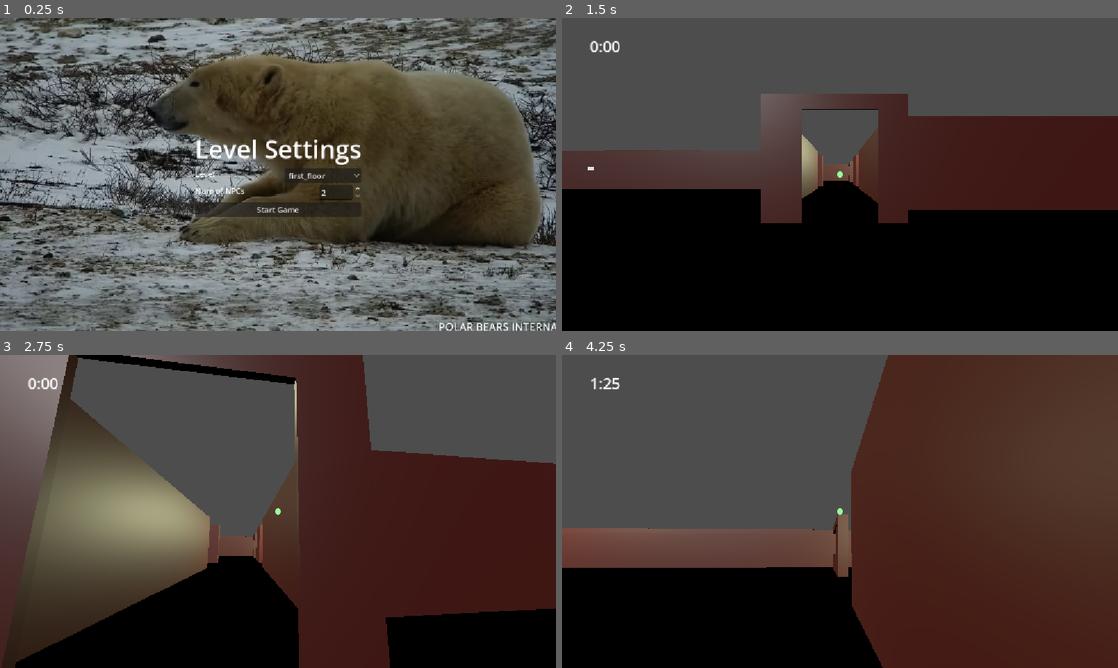
Above: before the commit, frames 1-4 (two rows, left to right).
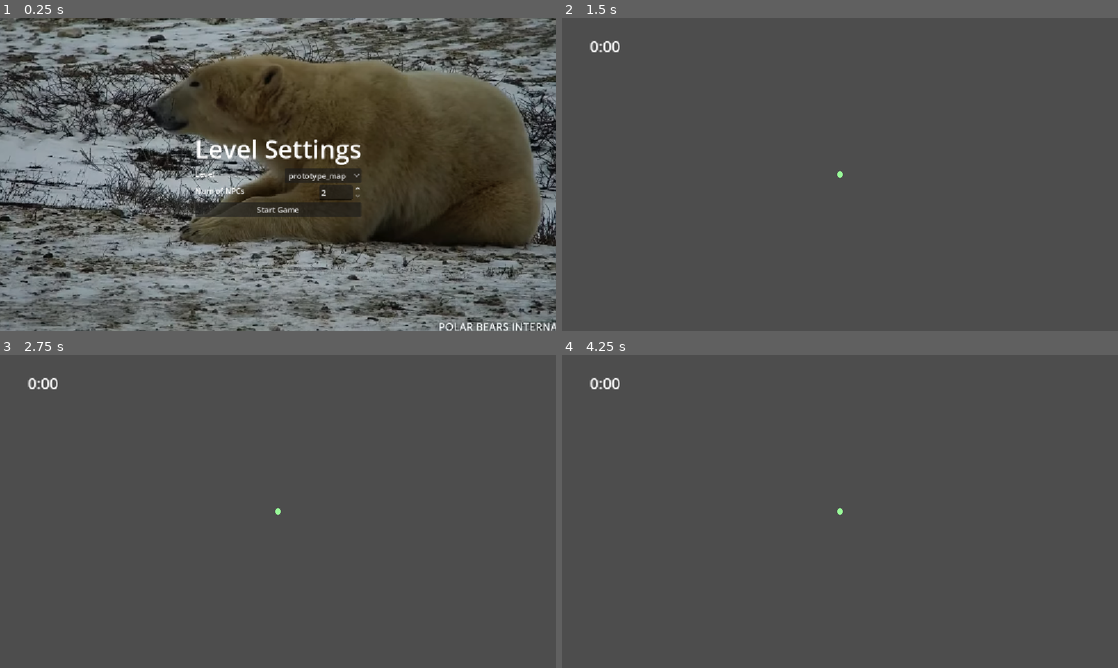
Above: after the commit, the same moments.

Repository: Dendrobyte/eye-of-attention
Game: Godot game, scene res://menus/start_menu.tscn
Same seed, same stepped clock (60 frames per second), same inputs: the game is played once before the commit and once after it.
Inputs (mouse positions are in pixels of both pictures, inside the frame that each line leads up to):
- Up to frame 1 (0.25 s): no input
- Up to frame 2 (1.5 s): click "first_floor" (after the commit: "prototype_map") at 0.5 s; click "Start Game" at 1.25 s
- Up to frame 3 (2.75 s): tap Enter at 2 s; move the mouse to (305, 511) at 2.02 s; press the mouse at (305, 511) at 2.03 s; hold W (MOVE_FORWARD) from 2.03 s (still down)
- Up to frame 4 (4.25 s): keep holding W (MOVE_FORWARD); move the mouse to (812, 511) at 2.77 s; release the mouse at (812, 511) at 2.78 s; right-click (812, 511) at 2.85 s; move the mouse to (851, 505) at 3.52 s; hold Shift (SPRINT) from 3.53 s (still down)

The runs differ from the first frame. In frame 1, 0.1% of the frame differs, in the area x 52-63%, y 49-52%; in frame 2, 61%; in frame 3, 69%, in the area x 0-100%, y 0-100%; in frame 4, 68%.
Error after the commit: Cannot call method 'instantiate' on a null value. (res://scripts/level_manager.gd:35)

Commit message:
Texture nodes for colors are workin'

Diff:
--- a/spatial-memory-match/main.tscn
+++ b/spatial-memory-match/main.tscn
@@ -3,7 +3,7 @@
 [ext_resource type="Script" uid="uid://cp1t1cd1tv6fp" path="res://scripts/level_manager.gd" id="1_h2yge"]
 [ext_resource type="PackedScene" uid="uid://8m1ib2vweuxn" path="res://menus/pause_menu.tscn" id="1_lquwl"]
 [ext_resource type="Script" uid="uid://c1vbuj8bh5s50" path="res://scripts/character_1p.gd" id="2_0xm2m"]
-[ext_resource type="PackedScene" uid="uid://cn1yumv7bdfvc" path="res://assets/levels/first_floor.glb" id="3_7mycd"]
+[ext_resource type="PackedScene" uid="uid://c3nigtxtijr45" path="res://assets/levels/first_floor.gltf" id="3_lquwl"]
 [ext_resource type="Script" uid="uid://cg1ei5tbgw5j7" path="res://hud_behavior.gd" id="4_lquwl"]
 
 [sub_resource type="Theme" id="Theme_lquwl"]
@@ -13,7 +13,7 @@
 default_font_size = 17
 
 [sub_resource type="BoxMesh" id="BoxMesh_ig7tw"]
-size = Vector3(1, 1.0537109, 1)
+size = Vector3(1, 1.6678467, 1)
 
 [sub_resource type="BoxShape3D" id="BoxShape3D_654gu"]
 size = Vector3(1, 2.6698608, 1.0474243)
@@ -25,11 +25,11 @@
 
 [node name="LevelManager" type="Node3D" parent="." unique_id=973793902]
 script = ExtResource("1_h2yge")
-level_scene_name = "prototype_map"
+level_scene_name = "first_floor"
 no_randomize = true
 npc_count = 1
 
-[node name="first_floor" parent="LevelManager" unique_id=78145032 instance=ExtResource("3_7mycd")]
+[node name="first_floor" parent="LevelManager" unique_id=2133586544 instance=ExtResource("3_lquwl")]
 
 [node name="ItemParent" type="Node3D" parent="LevelManager" unique_id=746855518]
 
@@ -72,17 +72,18 @@
 horizontal_alignment = 2
 
 [node name="Character" type="CharacterBody3D" parent="." unique_id=1739137916]
-transform = Transform3D(1, 0, 0, 0, 1, 0, 0, 0, 1, 0, 2.207295, 14.966264)
+transform = Transform3D(1, 0, 0, 0, 1, 0, 0, 0, 1, -47.15975, 2.207295, 4.523862)
 script = ExtResource("2_0xm2m")
 
 [node name="Camera" type="Camera3D" parent="Character" unique_id=961118087]
-transform = Transform3D(1, 0, 0, 0, 1, 0, 0, 0, 1, 0, 0.41322184, 0)
+transform = Transform3D(1, 0, 0, 0, 1, 0, 0, 0, 1, 0, 2.172665, 0)
+fov = 38.3
 
 [node name="HeldItem" type="Node3D" parent="Character/Camera" unique_id=926990059]
 transform = Transform3D(1, 0, 0, 0, 1, 0, 0, 0, 1, 0, -0.049438953, -0.7243767)
 
 [node name="MeshInstance3D" type="MeshInstance3D" parent="Character" unique_id=429228823]
-transform = Transform3D(1, 0, 0, 0, 2.5690346, 0, 0, 0, 1, 0, -0.7206001, 0.076082945)
+transform = Transform3D(1, 0, 0, 0, 2.5690346, 0, 0, 0, 1, 0, 0.06826782, 0.07608318)
 mesh = SubResource("BoxMesh_ig7tw")
 
 [node name="CollisionShape3D" type="CollisionShape3D" parent="Character" unique_id=1896804616]
--- a/spatial-memory-match/scripts/level_manager.gd
+++ b/spatial-memory-match/scripts/level_manager.gd
@@ -31,7 +31,7 @@
 	get_child(0).queue_free() # free the prototype map
 
 	# Load the map from selected, must be present in `/assets/levels`
-	var map_scene: PackedScene = load("res://assets/levels/" + level_scene_name + ".glb")
+	var map_scene: PackedScene = load("res://assets/levels/" + level_scene_name + ".gltf")
 	var map = map_scene.instantiate()
 	map.name = "Level_" + level_scene_name
 	add_child(map)
@@ -65,6 +65,9 @@
 			new_area_3d.name = "Start_Collider"
 			print("Created ", new_area_3d)
 			child.queue_free()
+		else: # for general environement, make sure we're using vertex colors "as albedo"
+			enable_vertex_colors(child)
+
 
 	print("Loaded item and NPC positions\nNPC Count: ", len(NPC_TRANSFORMS), "\nItem Count: ", len(ITEM_POSITIONS))
 
@@ -140,3 +143,9 @@
 func start_area_entered(_body):
 	if !GlobalState.STOPWATCH_STARTED:
 		GlobalState.start_game_stopwatch()
+
+func enable_vertex_colors(env_item_node):
+	if env_item_node is MeshInstance3D:
+		var material = env_item_node.get_active_material(0)
+		if material is BaseMaterial3D:
+			material.vertex_color_use_as_albedo = true
Binary file added: spatial-memory-match/assets/levels/first_floor.bin
Binary file removed: spatial-memory-match/assets/levels/first_floor.glb
Not shown, added: spatial-memory-match/assets/levels/first_floor.gltf
Not shown, changed: spatial-memory-match/assets/levels/first_floor.gltf.import
Not shown, changed: Blender/first_floor.blend
Not shown, changed: Blender/first_floor.blend1
